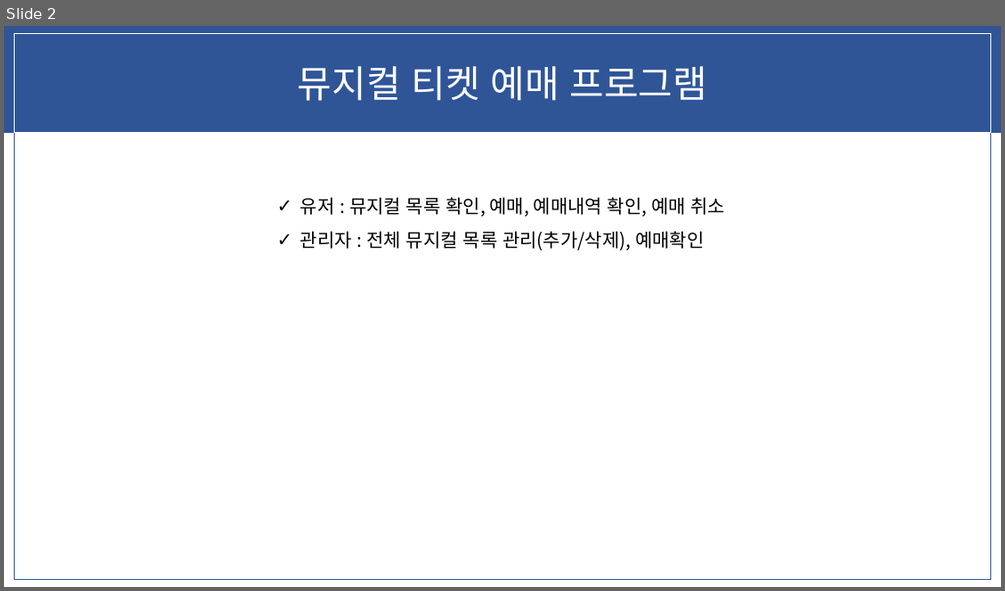
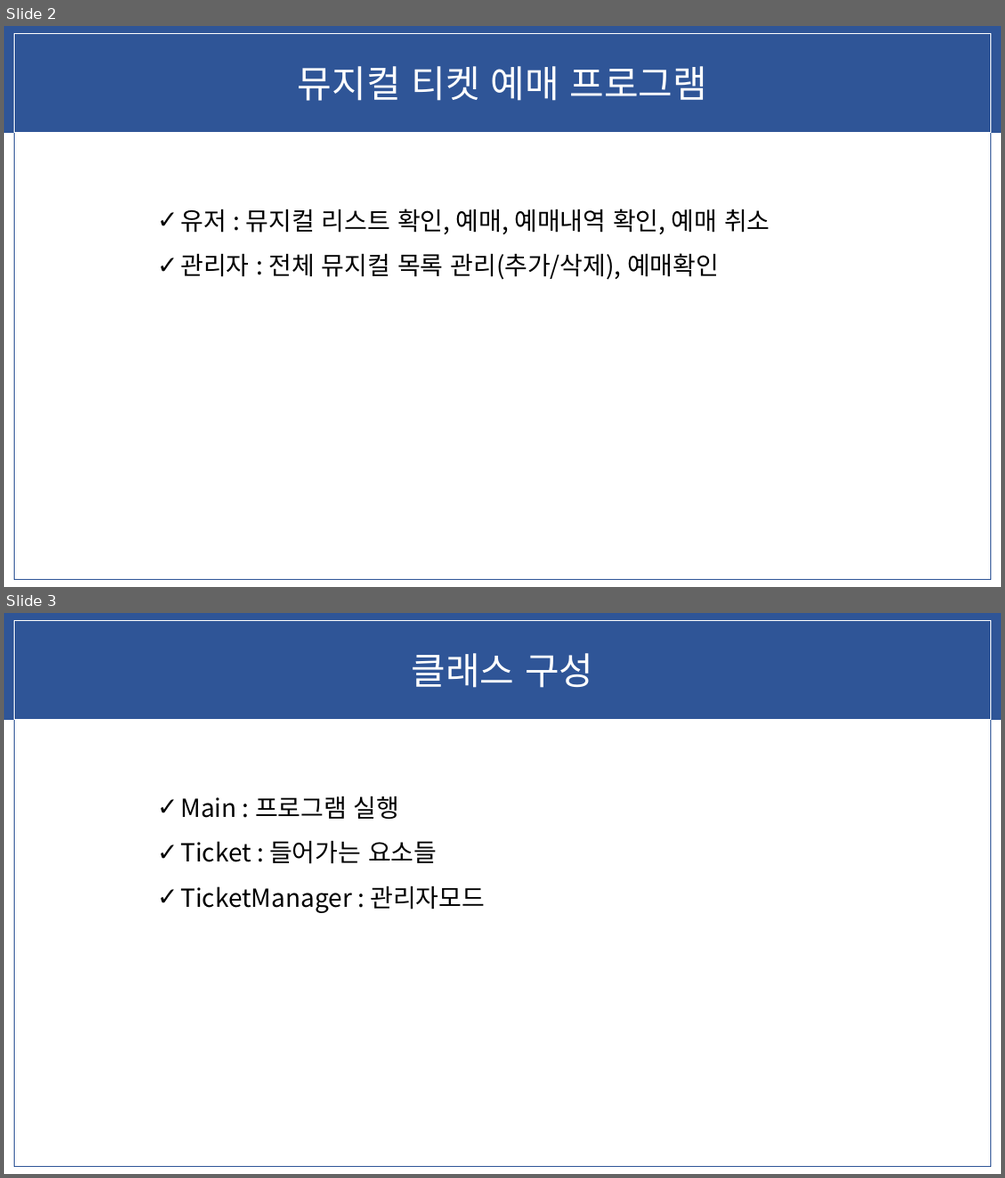
Before and after one commit to Jisoo77/backend, a slide deck: vsjava/java/src/project1/뮤지컬티켓예매프로그램.pptx. Shown one above the other, each under a label of ours: slide 2 before the commit, slides 2 and 3 after it. The pictures are 1005x591 and 1005x1178 pixels, drawn with LibreOffice and Linux fonts; fonts in the diff are those of the drawing. Boxes give left, top, right and bottom in pixels: in the first picture for what was removed or moved away, otherwise in the second. Text is boxed around its words. In the diff, an @@ line names an element or a change of style, - is before the commit and + after.

```diff
--- a/vsjava/java/src/project1/뮤지컬티켓예매프로그램.pptx
+++ b/vsjava/java/src/project1/뮤지컬티켓예매프로그램.pptx
@@ slide 3 added at [4,613,1001,1174], background #FFFFFF @@
@@ rectangle added at [4,613,1001,720], fill #2F5597 @@
@@ rectangle added at [14,620,990,1166], outline #2F5597 1 pt @@
@@ rectangle added at [14,620,990,719], outline #FFFFFF 1 pt @@
@@ text added at [412,653,593,688], 36 pt, text #FFFFFF @@
+클래스 구성
@@ text added at [180,795,485,913], 24 pt, text #000000 @@
+✓ Main : 프로그램 실행
+✓ Ticket : 들어가는 요소들
+✓ TicketManager : 관리자모드
@@ slide 2 changed as well @@
@@ text "유저 : 뮤지컬 리스트 확인, ...": place and size @@
-text "유저 : 뮤지컬 리스트 확인, ..." at [300,197,726,250]
+text "유저 : 뮤지컬 리스트 확인, ..." at [180,208,770,280]
@@ text at [180,208,770,234]: text changed; size 18 to 24 pt @@
-✓ 유저 : 뮤지컬 목록 확인, 예매, 예매내역 확인, 예매 취소
+✓ 유저 : 뮤지컬 리스트 확인, 예매, 예매내역 확인, 예매 취소
@@ text at [180,253,719,280]: size 18 to 24 pt in "관리자 : 전체 뮤지컬 목록 관리(추가/삭제), 예매확인" @@
```
Also in this commit, not shown: 1 other slide changed, 6 other files.
